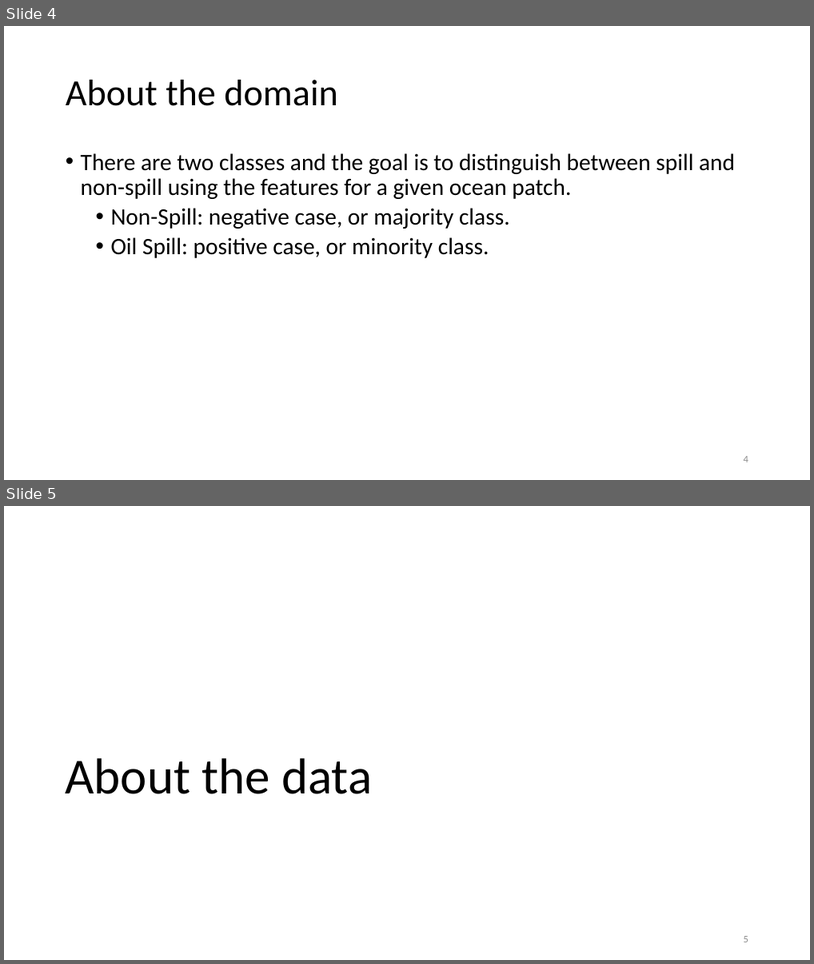
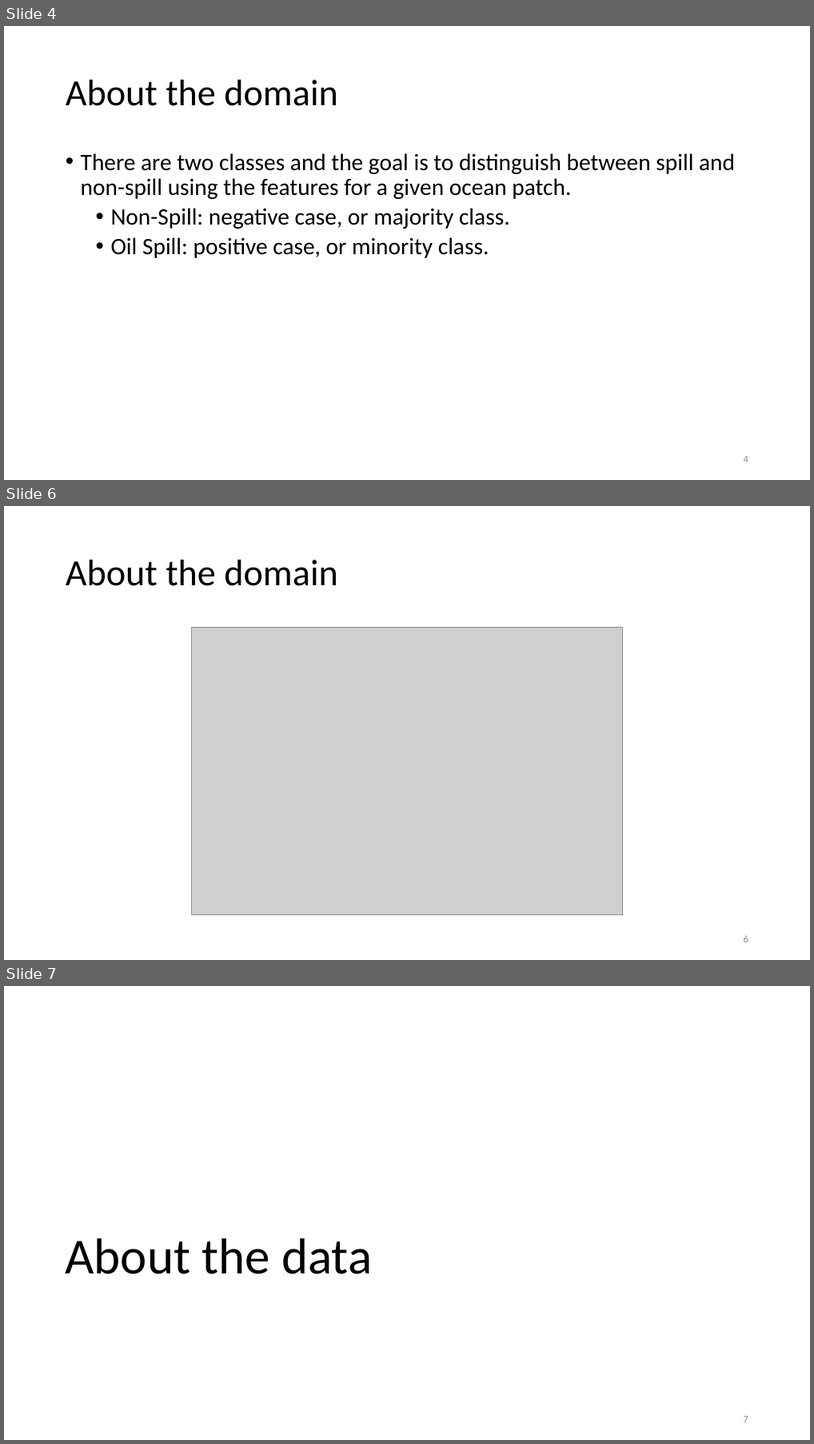
Before and after one commit to MotasemZiad/Oil-Spill-Classification, a slide deck: Presentation/Project Presentation.pptx. Shown one above the other, each under a label of ours: slides 4 and 5 before the commit, slides 4, 6 and 7 after it; the slides between them are not shown. The pictures are 814x964 and 814x1444 pixels, drawn with LibreOffice and Linux fonts; fonts in the diff are those of the drawing; grey boxes stand for pictures. Boxes give left, top, right and bottom in pixels: in the first picture for what was removed or moved away, otherwise in the second. Text is boxed around its words. In the diff, an @@ line names an element or a change of style, - is before the commit and + after.

```diff
--- a/Presentation/Project Presentation.pptx
+++ b/Presentation/Project Presentation.pptx
@@ slide 6 added at (4,506,810,960), background #FFFFFF @@
@@ title added at (66,560,338,586), 44 pt, text #000000 @@
+About the domain
@@ picture added at (191,627,623,915) @@
@@ page number added at (744,935,749,942), 12 pt, text #8C8C8C @@
+6
@@ what was slide 5 is now slide 7 @@
@@ page number at (744,1416,749,1422): text changed @@
-5
+7
```
Also in this commit, not shown: 4 slides changed, 2 other slides added, 1 slide removed.
